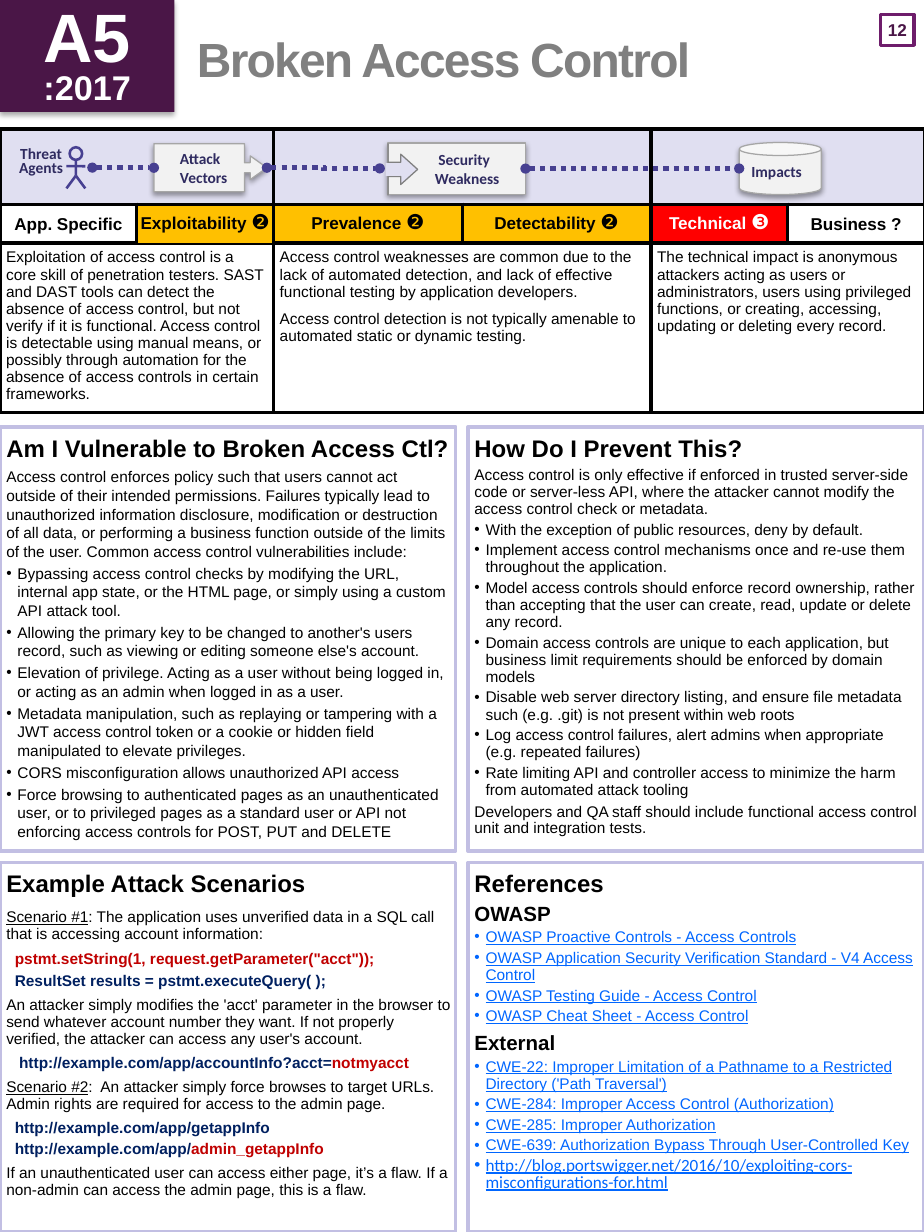
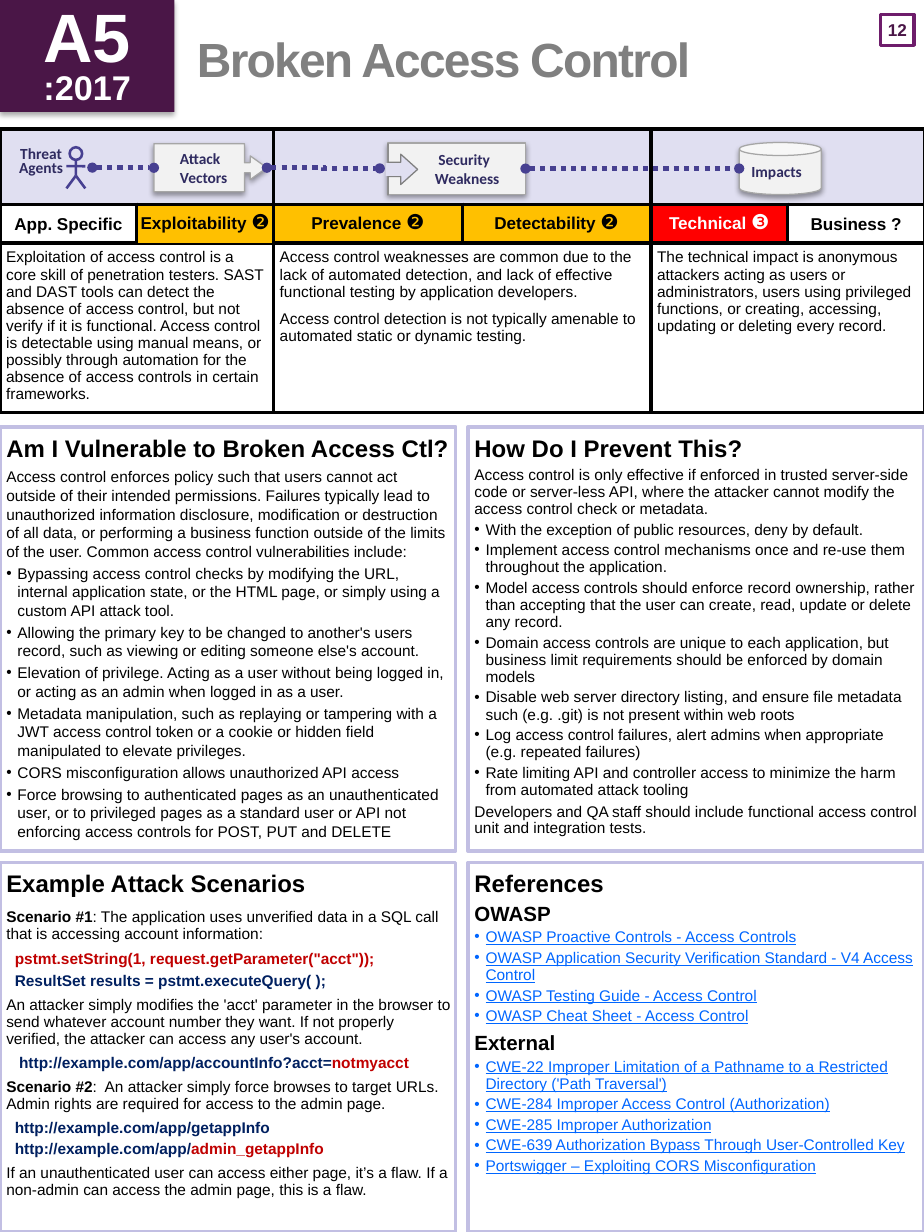
Before and after one commit to OWASP/Top10, a slide deck: slide 13 of 2017/OWASP Top 10 2017 GM (en).pptx. Drawn at 924x1232 pixels with LibreOffice and Linux fonts; fonts in the diff are those of the drawing. Boxes give left, top, right and bottom in pixels: in the first picture for what was removed or moved away, otherwise in the second. Text is boxed around its words. In the diff, an @@ line names an element or a change of style, - is before the commit and + after.

```diff
--- a/2017/OWASP Top 10 2017 GM (en).pptx
+++ b/2017/OWASP Top 10 2017 GM (en).pptx
@@ text at (17,567,440,616): text changed @@
-• Bypassing access control checks by modifying the URL, internal app state, or the HTML page, or simply using a custom API attack tool.
+• Bypassing access control checks by modifying the URL, internal application state, or the HTML page, or simply using a custom API attack tool.
@@ text at (6,910,439,1113): bold on, underline off in "Scenario #1:", "Scenario #2:" @@
@@ text at (486,1060,905,1175): text changed @@
-• CWE-22: Improper Limitation of a Pathname to a Restricted Directory ('Path Traversal')
-• CWE-284: Improper Access Control (Authorization)
-• CWE-285: Improper Authorization
-• CWE-639: Authorization Bypass Through User-Controlled Key
-• http://blog.portswigger.net/2016/10/exploiting-cors-misconfigurations-for.html
+• CWE-22 Improper Limitation of a Pathname to a Restricted Directory ('Path Traversal')
+• CWE-284 Improper Access Control (Authorization)
+• CWE-285 Improper Authorization
+• CWE-639 Authorization Bypass Through User-Controlled Key
+• Portswigger – Exploiting CORS Misconfiguration
```
Also in this commit, not shown: 16 other slides changed.
